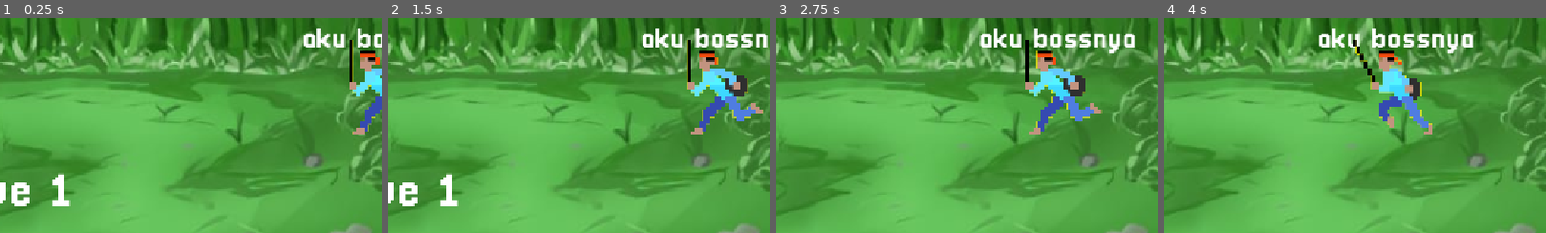
Above: before the commit, frames 1-4 (left to right).
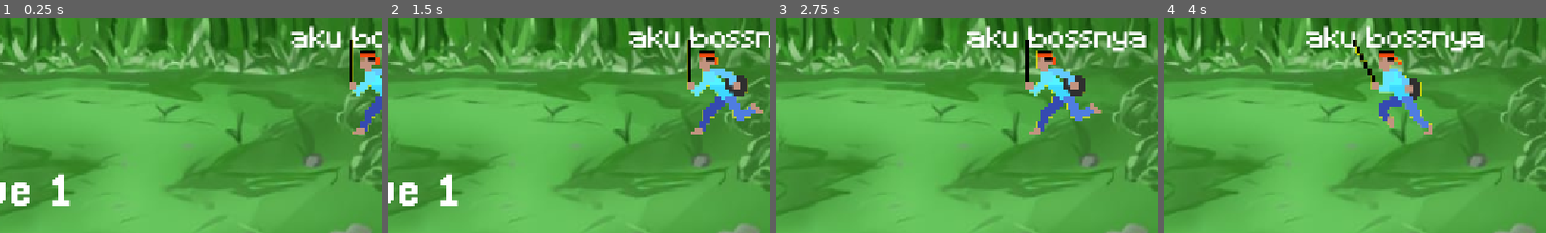
Above: after the commit, the same moments.

Repository: awanswangd/Bahana-Bani
Game: Godot game, scene res://main_endless.tscn
Two runs of this game, one before a commit and one after it. Both use one fixed random seed, a clock stepped at 60 frames per second and the inputs below. This scene is started directly instead of the project's main scene. Sound files missing from this copy of the repository are replaced by a short silence.
Inputs (mouse positions are % of the whole screen's width and height, from its top left):
- Up to frame 1 (0.25 s): no input
- Up to frame 2 (1.5 s): tap Enter at 0.5, 0.6, 1.35 s; move the mouse to (72, 45) at 0.52 s; click (72, 45) at 0.67 s; tap Space at 0.77 s; move the mouse to (30, 55) at 1.27 s; click (30, 55) at 1.42 s
- Up to frame 3 (2.75 s): tap Space at 1.52 s; move the mouse to (60, 28) at 2.02 s; tap Enter at 2.1 s; click (60, 28) at 2.17 s
- Up to frame 4 (4 s): move the mouse to (45, 70) at 2.77 s; tap Enter at 2.85, 3.6 s; click (45, 70) at 2.92 s; tap Space at 3.02, 3.77 s; move the mouse to (80, 65) at 3.52 s; click (80, 65) at 3.67 s
The pictures show only the part of the screen within x 50-100%, y 9-59%; the shares and areas given below are measured in that part.

The runs differ from the first frame. In frame 1, 1.2% of the frame differs, in the area x 76-100%, y 3-14%; in frame 2, 1.8%; in frame 3, 2.4%, in the area x 50-97%, y 3-17%; in frame 4, 2.3%.

Commit message:
font update

Diff:
--- a/mekanik-awal/enemy.tscn
+++ b/mekanik-awal/enemy.tscn
@@ -1,8 +1,8 @@
 [gd_scene load_steps=26 format=3 uid="uid://7a30u6j27vkm"]
 
-[ext_resource type="FontFile" uid="uid://cicwsvg5cyhb0" path="res://Asset/font/Pixellari.ttf" id="2_epg4t"]
 [ext_resource type="Shader" uid="uid://dciokyq6dqyx8" path="res://outline.gdshader" id="2_iifgy"]
 [ext_resource type="Script" uid="uid://bf2q4civbivff" path="res://enemy.gd" id="2_qi2p4"]
+[ext_resource type="FontFile" uid="uid://dqfqm3ql53tab" path="res://Asset/font/Minecraft.ttf" id="3_iifgy"]
 [ext_resource type="Texture2D" uid="uid://2heajim6bpt2" path="res://Asset/Sprite/Melee-Sheet.png" id="3_qi2p4"]
 
 [sub_resource type="ShaderMaterial" id="ShaderMaterial_iifgy"]
@@ -164,7 +164,7 @@
 offset_bottom = 2.57383
 scale = Vector2(0.2, 0.2)
 size_flags_horizontal = 3
-theme_override_fonts/normal_font = ExtResource("2_epg4t")
+theme_override_fonts/normal_font = ExtResource("3_iifgy")
 theme_override_font_sizes/mono_font_size = 87
 theme_override_font_sizes/normal_font_size = 45
 bbcode_enabled = true
--- a/mekanik-awal/enemy_archer.tscn
+++ b/mekanik-awal/enemy_archer.tscn
@@ -2,7 +2,7 @@
 
 [ext_resource type="Shader" uid="uid://dciokyq6dqyx8" path="res://outline.gdshader" id="1_7oore"]
 [ext_resource type="Script" uid="uid://dfy4upaxjy6y8" path="res://enemy_archer.gd" id="1_ehv12"]
-[ext_resource type="FontFile" uid="uid://cicwsvg5cyhb0" path="res://Asset/font/Pixellari.ttf" id="3_jpg52"]
+[ext_resource type="FontFile" uid="uid://dqfqm3ql53tab" path="res://Asset/font/Minecraft.ttf" id="3_jpg52"]
 [ext_resource type="Texture2D" uid="uid://d38u3q8nkghw7" path="res://Asset/Sprite/Archn-Sheet.png" id="3_x37ra"]
 [ext_resource type="Texture2D" uid="uid://bov148wpepqnk" path="res://Asset/Sprite/Archer stop run-Sheet.png" id="4_7oore"]
 
--- a/mekanik-awal/enemy_boss.tscn
+++ b/mekanik-awal/enemy_boss.tscn
@@ -1,7 +1,7 @@
 [gd_scene load_steps=30 format=3 uid="uid://bte6jakpixd0v"]
 
 [ext_resource type="Script" uid="uid://bryehlb8lltxd" path="res://enemy_boss.gd" id="1_ka1vu"]
-[ext_resource type="FontFile" uid="uid://cicwsvg5cyhb0" path="res://Asset/font/Pixellari.ttf" id="2_gr8om"]
+[ext_resource type="FontFile" uid="uid://dqfqm3ql53tab" path="res://Asset/font/Minecraft.ttf" id="2_gguhw"]
 [ext_resource type="Texture2D" uid="uid://37s6bubcaoq0" path="res://Asset/Sprite/boss sheet.png" id="2_ka1vu"]
 [ext_resource type="Shader" uid="uid://dciokyq6dqyx8" path="res://outline.gdshader" id="3_gguhw"]
 
@@ -203,7 +203,7 @@
 offset_bottom = -6.56919
 scale = Vector2(0.25, 0.25)
 size_flags_horizontal = 3
-theme_override_fonts/normal_font = ExtResource("2_gr8om")
+theme_override_fonts/normal_font = ExtResource("2_gguhw")
 theme_override_font_sizes/mono_font_size = 87
 theme_override_font_sizes/normal_font_size = 45
 bbcode_enabled = true
--- a/mekanik-awal/projectile.tscn
+++ b/mekanik-awal/projectile.tscn
@@ -3,7 +3,7 @@
 [ext_resource type="Script" uid="uid://couduv1rtl83q" path="res://projectile.gd" id="1_a85iw"]
 [ext_resource type="Texture2D" uid="uid://cx2aq0tjbaa7c" path="res://arrow.png" id="2_qxf0c"]
 [ext_resource type="Shader" uid="uid://dciokyq6dqyx8" path="res://outline.gdshader" id="2_sxmqc"]
-[ext_resource type="FontFile" uid="uid://cicwsvg5cyhb0" path="res://Asset/font/Pixellari.ttf" id="3_dgwo2"]
+[ext_resource type="FontFile" uid="uid://dqfqm3ql53tab" path="res://Asset/font/Minecraft.ttf" id="4_sxmqc"]
 
 [sub_resource type="ShaderMaterial" id="ShaderMaterial_2xblw"]
 shader = ExtResource("2_sxmqc")
@@ -35,7 +35,7 @@
 offset_bottom = -81.6667
 grow_horizontal = 2
 size_flags_horizontal = 3
-theme_override_fonts/normal_font = ExtResource("3_dgwo2")
+theme_override_fonts/normal_font = ExtResource("4_sxmqc")
 theme_override_font_sizes/mono_font_size = 43
 theme_override_font_sizes/normal_font_size = 126
 bbcode_enabled = true
Binary file added: mekanik-awal/Asset/font/Minecraft.ttf
Not shown, added: mekanik-awal/Asset/font/Minecraft.ttf.import
